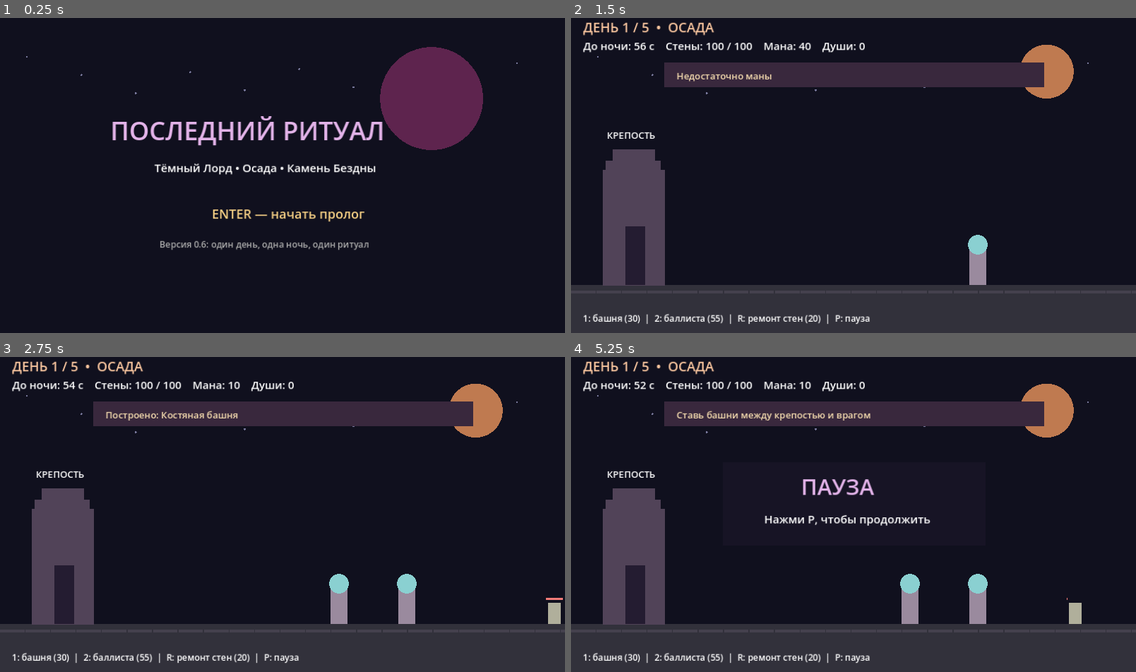
Above: before the commit, frames 1-4 (two rows, left to right).
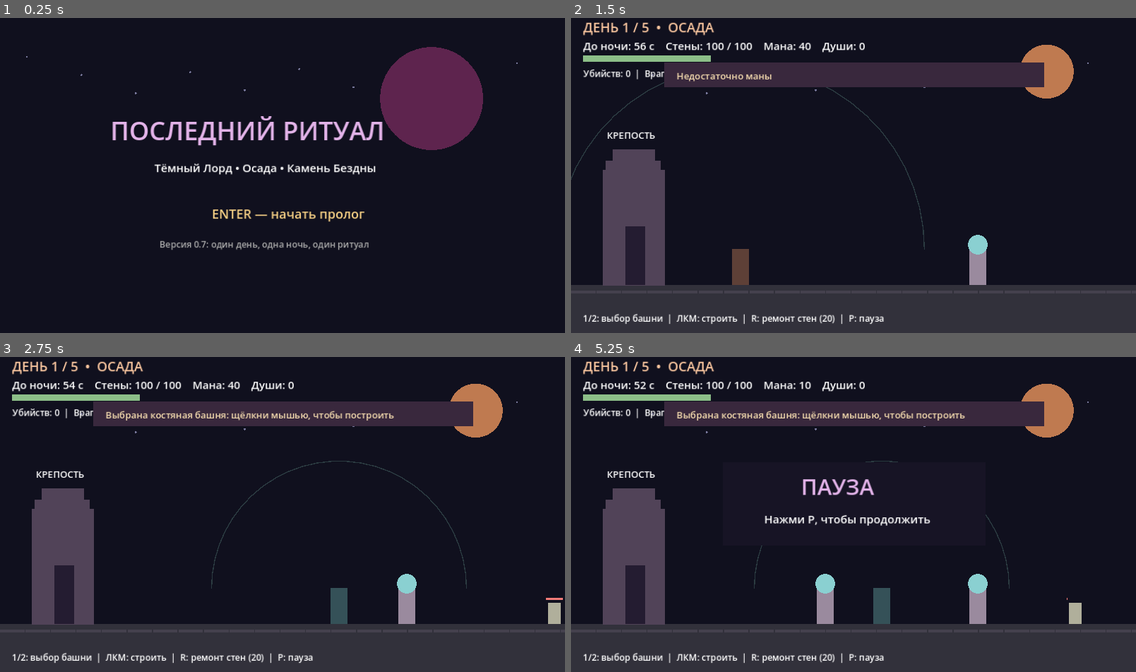
Above: after the commit, the same moments.

Repository: DoctorStrangeSH/Last-Ritual
Game: Godot game, scene res://scenes/main.tscn
The game is run twice, just before and just after one commit, with the same random seed, the same clock (stepped at 60 frames per second) and the same inputs.
Inputs (mouse positions are in pixels of both pictures, inside the frame that each line leads up to):
- Up to frame 1 (0.25 s): no input
- Up to frame 2 (1.5 s): tap Enter (ui_accept) at 0.5, 0.77, 1.25 s; move the mouse to (977, 159) at 0.52 s; hold Right (ui_right) 0.53-1.28 s; tap 1 at 0.6 s; click (977, 159) at 0.67 s; tap 2 at 0.8, 1.35 s; move the mouse to (740, 191) at 1.27 s; hold Left (ui_left) from 1.28 s (still down); click (740, 191) at 1.42 s
- Up to frame 3 (2.75 s): tap Enter (ui_accept) at 1.52, 2 s; tap Keypad Enter at 1.55, 2.1 s; move the mouse to (339, 442) at 2.02 s; release Left (ui_left) at 2.03 s; hold Right (ui_right) from 2.03 s (still down); click (339, 442) at 2.17 s; tap 1 at 2.3 s
- Up to frame 4 (5.25 s): tap Enter (ui_accept) at 2.75, 3.02, 3.77, 4.25, 4.52, 5 s; move the mouse to (825, 577) at 2.77 s; release Right (ui_right) at 2.78 s; hold W 2.78-3.53 s; tap 1 at 2.85, 4.55 s; click (825, 577) at 2.92 s; tap 2 at 3.05, 3.6 s; move the mouse to (1023, 561) at 3.52 s; hold Left (ui_left) from 3.53 s (still down); click (1023, 561) at 3.67 s; tap Keypad Enter at 3.8, 4.35 s; move the mouse to (684, 464) at 4.27 s; click (684, 464) at 4.42 s; move the mouse to (881, 514) at 5.02 s; tap P at 5.1 s; click (881, 514) at 5.17 s

The runs differ from the first frame. In frame 1, less than 0.1% of the frame differs, in the area x 35-37%, y 70-73%; in frame 2, 2.0%; in frame 3, 2.7%; in frame 4, 3.4%, in the area x 2-78%, y 11-98%.

Commit message:
feat: day defense v0.7 tower placement preview, click build, runner enemy and wall UI

Diff:
--- a/scripts/main.gd
+++ b/scripts/main.gd
@@ -1,5 +1,5 @@
 extends Node2D
-## Last Ritual v0.6: single-scene prototype, Godot 4.2+
+## Last Ritual v0.7: single-scene prototype, Godot 4.2+
 const W := 1152.0
 const H := 648.0
 const FLOOR := 550.0
@@ -43,6 +43,8 @@
 var paused := false
 var kills_today := 0
 var repairs_today := 0
+var selected_build := "bone"
+var day_elapsed := 0.0
 
 func _ready() -> void:
     font = ThemeDB.fallback_font
@@ -53,6 +55,8 @@
     paused = false
     kills_today = 0
     repairs_today = 0
+    selected_build = "bone"
+    day_elapsed = 0.0
     time_left = DAY_LENGTH
     wall_hp = MAX_WALL
     mana = 70
@@ -121,9 +125,11 @@
             if event.keycode == KEY_R:
                 repair_wall()
             elif event.keycode == KEY_1:
-                build_tower("bone", get_global_mouse_position().x)
+                selected_build = "bone"
+                show_notice("Выбрана костяная башня: щёлкни мышью, чтобы построить")
             elif event.keycode == KEY_2:
-                build_tower("fire", get_global_mouse_position().x)
+                selected_build = "fire"
+                show_notice("Выбрана адская баллиста: щёлкни мышью, чтобы построить")
         elif phase == "night":
             if event.keycode == KEY_J:
                 attack()
@@ -139,6 +145,10 @@
             else:
                 show_notice("Не хватает маны для преобразования")
 
+func _input(event: InputEvent) -> void:
+    if phase == "day" and not paused and event is InputEventMouseButton and event.pressed and event.button_index == MOUSE_BUTTON_LEFT:
+        build_tower(selected_build, get_global_mouse_position().x)
+
 func show_notice(message: String) -> void:
     notice = message
     notice_timer = 2.7
@@ -172,12 +182,21 @@
     show_notice("Стены восстановлены на 25 прочности")
 
 func update_day(delta: float) -> void:
+    day_elapsed += delta
     time_left -= delta
     spawn_timer -= delta
     if spawn_timer <= 0.0:
         wave_count += 1
         spawn_timer = maxf(1.05, 3.5 - wave_count * 0.065)
-        enemies.append({"x": W + 32.0, "hp": 46.0 if wave_count % 5 != 0 else 100.0, "max_hp": 46.0 if wave_count % 5 != 0 else 100.0, "speed": 43.0 if wave_count % 5 != 0 else 25.0, "damage": 9.0 if wave_count % 5 != 0 else 19.0, "hit_cd": 0.0})
+        var kind := "raider"
+        if wave_count % 7 == 0:
+            kind = "runner"
+        elif wave_count % 5 == 0:
+            kind = "brute"
+        var health := 27.0 if kind == "runner" else (100.0 if kind == "brute" else 46.0)
+        var speed := 84.0 if kind == "runner" else (25.0 if kind == "brute" else 43.0)
+        var damage := 6.0 if kind == "runner" else (19.0 if kind == "brute" else 9.0)
+        enemies.append({"x": W + 32.0, "hp": health, "max_hp": health, "speed": speed, "damage": damage, "hit_cd": 0.0, "kind": kind})
     for tower in towers:
         tower["cooldown"] -= delta
         if tower["cooldown"] <= 0.0:
@@ -370,7 +389,7 @@
         label("ПОСЛЕДНИЙ РИТУАЛ", 225, 255, 52, Color("e3b3e9"))
         label("Тёмный Лорд • Осада • Камень Бездны", 315, 320, 23)
         label("ENTER — начать пролог", 432, 415, 26, Color("f5cf84"))
-        label("Версия 0.6: один день, одна ночь, один ритуал", 325, 474, 18, Color("aaaaaa"))
+        label("Версия 0.7: один день, одна ночь, один ритуал", 325, 474, 18, Color("aaaaaa"))
         return
     if phase == "win" or phase == "lose":
         label("РИТУАЛ ЗАВЕРШЁН" if phase == "win" else "КРЕПОСТЬ ПАЛА", 300, 275, 48, Color("a9e4bc") if phase == "win" else Color("ff7777"))
@@ -402,11 +421,20 @@
                 draw_circle(Vector2(tx, FLOOR - 82), 20, Color("8ad0d1") if tower["type"] == "bone" else Color("ff965d"))
             for e in enemies:
                 var ex: float = e["x"]
-                box(Rect2(ex - 13, FLOOR - 43, 26, 43), Color("b0af9b") if e["max_hp"] < 90 else Color("d66c69"))
+                var enemy_color := Color("edc265") if e["kind"] == "runner" else (Color("d66c69") if e["kind"] == "brute" else Color("b0af9b"))
+                box(Rect2(ex - 13, FLOOR - 43, 26, 43), enemy_color)
                 box(Rect2(ex - 17, FLOOR - 53, 34 * e["hp"] / e["max_hp"], 4), Color("f57c79"))
+            var cursor_x := get_global_mouse_position().x
+            if cursor_x >= 245.0 and cursor_x <= 1020.0:
+                var range_radius := 260.0 if selected_build == "bone" else 375.0
+                draw_arc(Vector2(cursor_x, FLOOR - 72), range_radius, PI, TAU, 28, Color("72aa9a", 0.28), 2.0)
+                box(Rect2(cursor_x - 17.0, FLOOR - 74.0, 34, 74), Color("619d9c", 0.46) if selected_build == "bone" else Color("ba7954", 0.46))
             label("ДЕНЬ 1 / 5  •  ОСАДА", 25, 35, 27, Color("f8c59e"))
             label("До ночи: %02d c    Стены: %d / 100    Мана: %d    Души: %d" % [ceili(maxf(time_left, 0.0)), maxi(0, ceili(wall_hp)), mana, souls], 25, 71, 22)
-            label("1: башня (30)  |  2: баллиста (55)  |  R: ремонт стен (20)  |  P: пауза", 24, 625, 18)
+            box(Rect2(25, 82, 260, 13), Color("553840"))
+            box(Rect2(25, 82, 260.0 * clampf(wall_hp / MAX_WALL, 0.0, 1.0), 13), Color("8cbe88") if wall_hp > 30.0 else Color("ed6b73"))
+            label("Убийств: %d  |  Врагов: %d  |  Выбрано: %s" % [kills_today, enemies.size(), "Костяная" if selected_build == "bone" else "Баллиста"], 25, 126, 18)
+            label("1/2: выбор башни  |  ЛКМ: строить  |  R: ремонт стен (20)  |  P: пауза", 24, 625, 18)
         elif phase == "night":
             draw_circle(Vector2(940, 115), 53, Color("bbb6d6"))
             for p in platforms:
